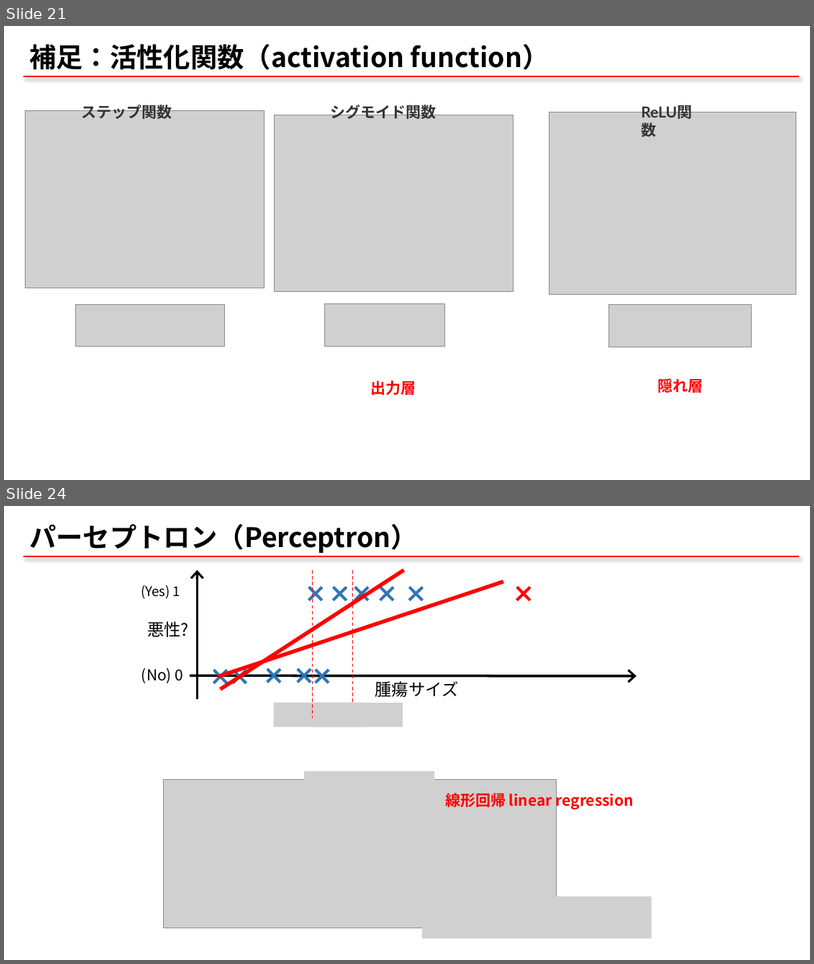
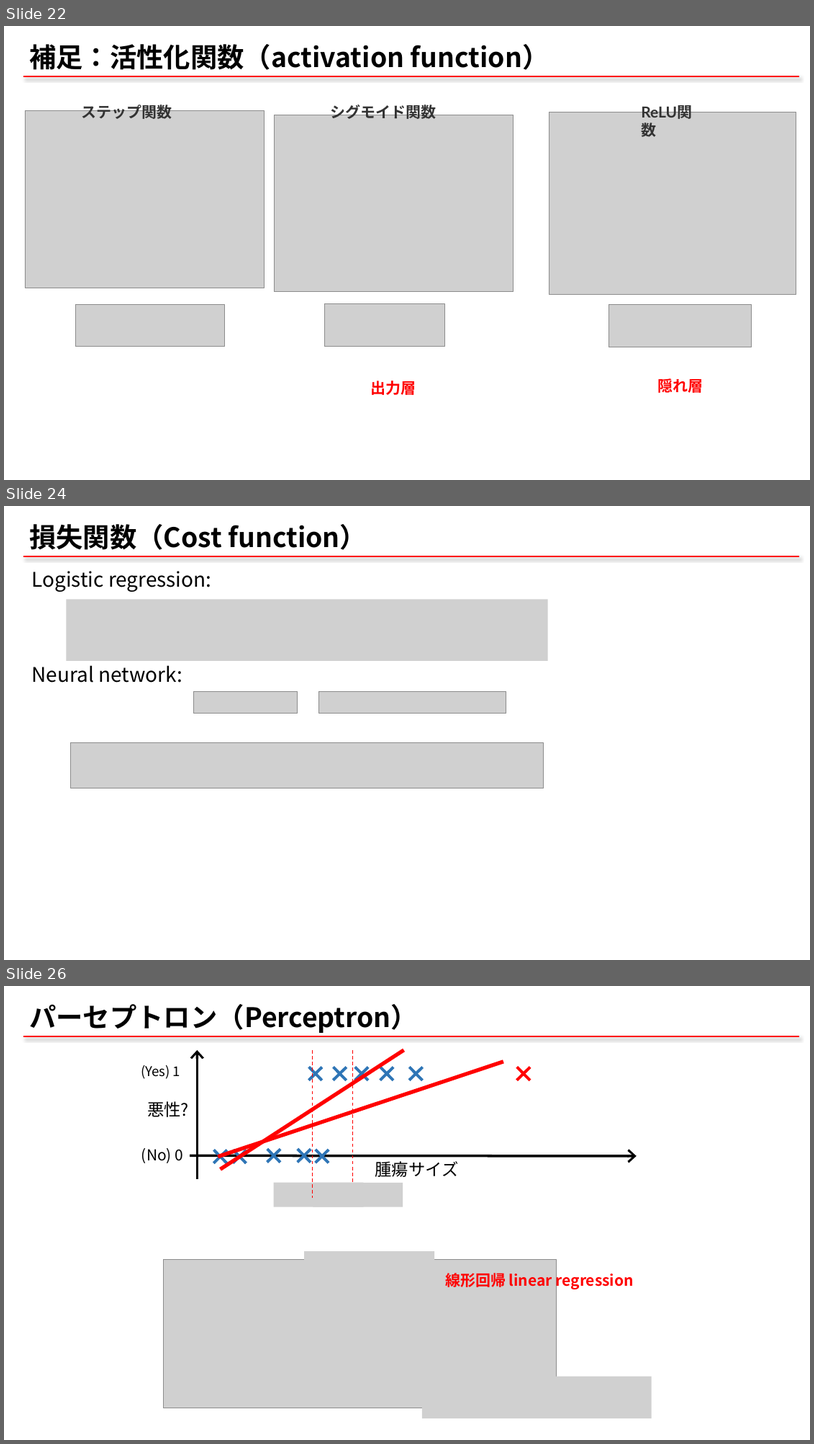
Before and after one commit to qqinxl2015/machine-learning-basic, a slide deck: _ML_01_NN.pptx. Shown one above the other, each under a label of ours: slides 21 and 24 before the commit, slides 22, 24 and 26 after it; the slides between them are not shown. The pictures are 814x964 and 814x1444 pixels, drawn with LibreOffice and Linux fonts; fonts in the diff are those of the drawing; grey boxes stand for pictures. Boxes give left, top, right and bottom in pixels: in the first picture for what was removed or moved away, otherwise in the second. Text is boxed around its words. In the diff, an @@ line names an element or a change of style, - is before the commit and + after.

```diff
--- a/_ML_01_NN.pptx
+++ b/_ML_01_NN.pptx
@@ slide 24 added at <box>4,506,810,960</box>, background #FFFFFF; not listed: 1 template element that a slide beside it also shows @@
@@ title added at <box>29,524,368,550</box>, 32 pt, text #000000, bold @@
+損失関数（Cost function）
@@ text added at <box>31,571,211,592</box>, 24 pt, text #000000 @@
+Logistic regression:
@@ picture added at <box>67,599,548,661</box> @@
@@ text added at <box>32,665,183,682</box>, 24 pt, text #000000 @@
+Neural network:
@@ picture added at <box>194,691,298,713</box> @@
@@ picture added at <box>319,691,507,713</box> @@
@@ picture added at <box>70,743,543,788</box> @@
@@ what was slide 21 is now slide 22 @@
@@ what was slide 24 is now slide 26 @@
```
Also in this commit, not shown: 6 slides changed, 2 other slides added, 1 slide removed.
